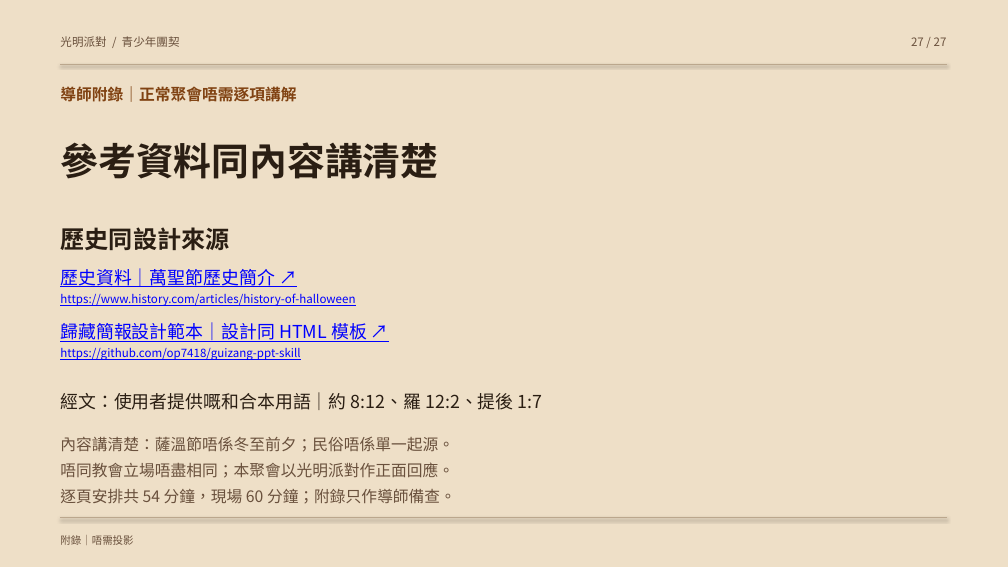
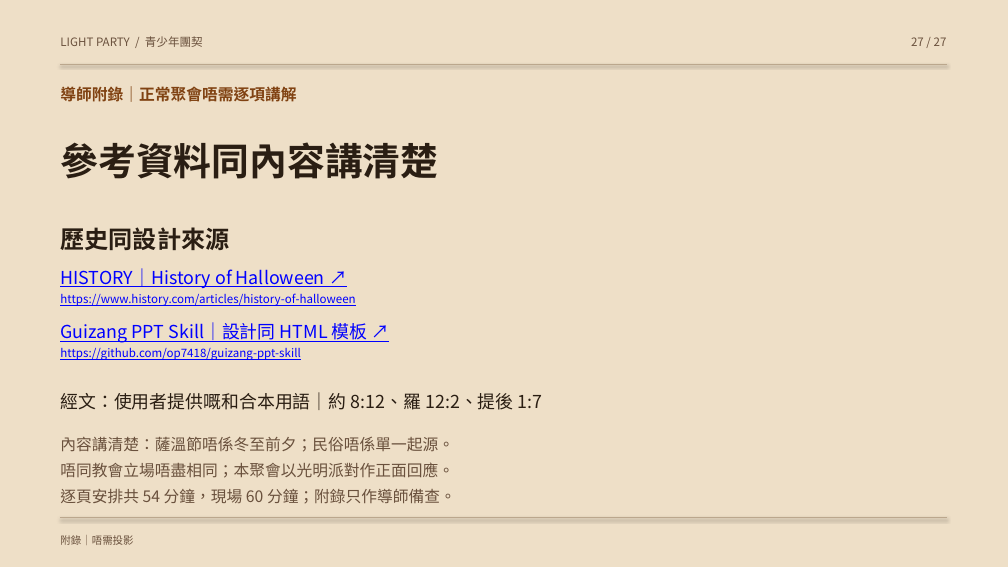
Before and after one commit to hei08285744/light-party-presentation, a slide deck: slide 27 of light-party.pptx. Drawn at 1008x567 pixels with LibreOffice and Linux fonts; fonts in the diff are those of the drawing. Boxes give left, top, right and bottom in pixels: in the first picture for what was removed or moved away, otherwise in the second. Text is boxed around its words. In the diff, an @@ line names an element or a change of style, - is before the commit and + after.

```diff
--- a/light-party.pptx
+++ b/light-party.pptx
@@ text at (60, 36, 203, 47): text changed @@
-光明派對 / 青少年團契
+LIGHT PARTY / 青少年團契
@@ text at (60, 268, 325, 288): text changed @@
-歷史資料｜萬聖節歷史簡介 ↗
+HISTORY｜History of Halloween ↗
@@ text at (60, 322, 368, 343): text changed @@
-歸藏簡報設計範本｜設計同 HTML 模板 ↗
+Guizang PPT Skill｜設計同 HTML 模板 ↗
```
Also in this commit, not shown: 26 other slides changed, 4 other files.
